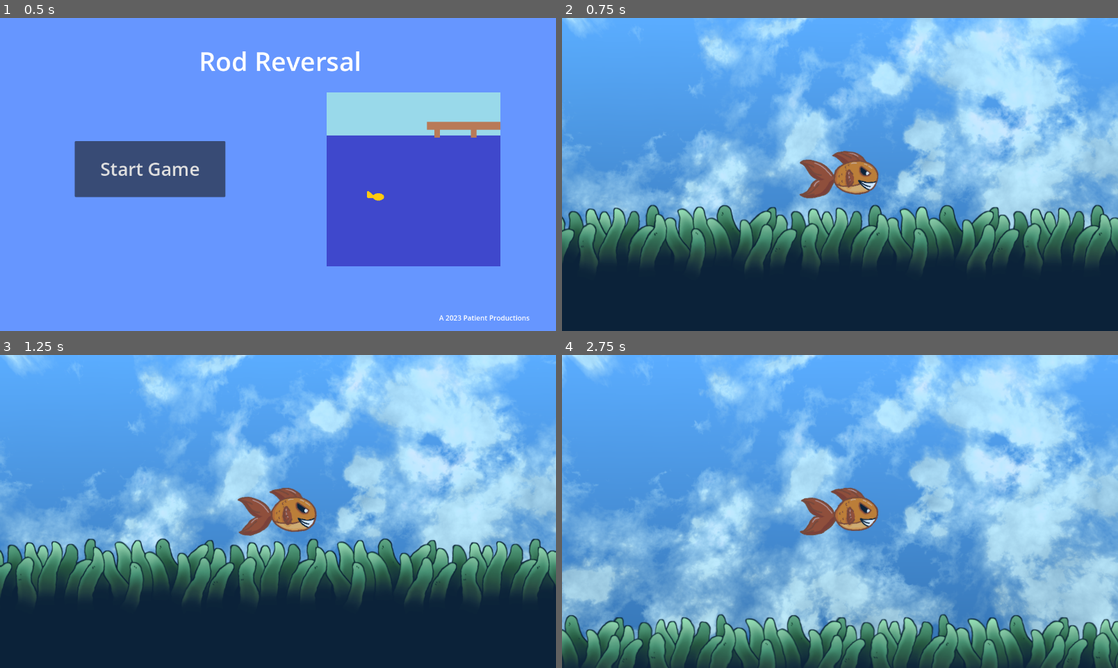
Above: before the commit, frames 1-4 (two rows, left to right).
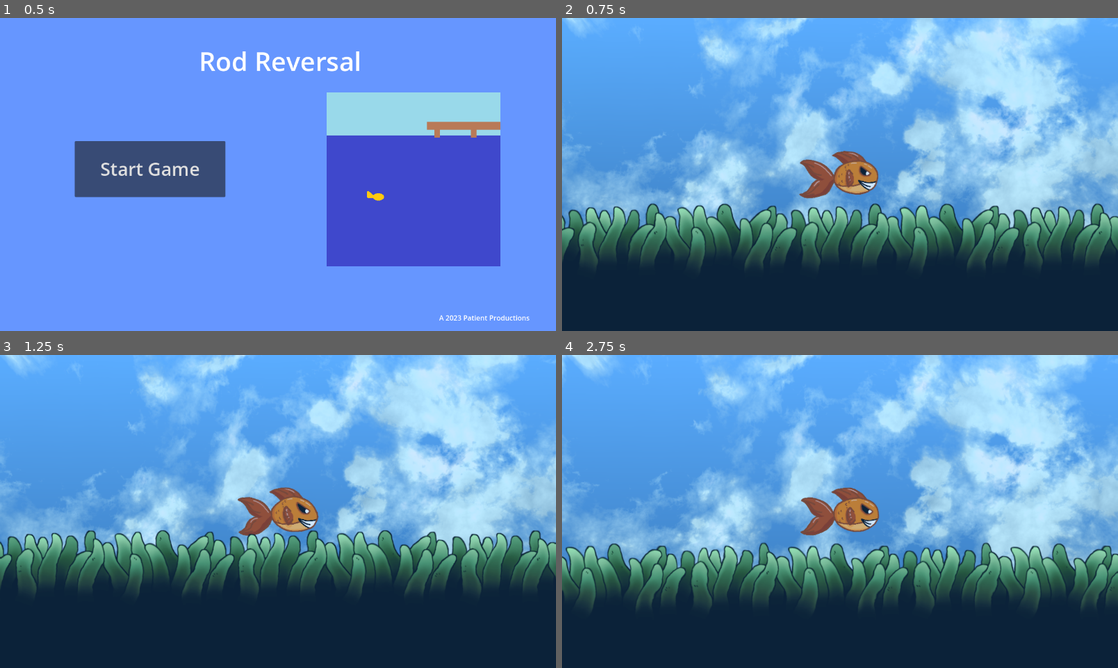
Above: after the commit, the same moments.

Repository: ZenithStar/gmtk_jam_2023
Game: Godot game, scene res://scenes/title_screen.tscn
Two runs of this game, one before a commit and one after it. Both use one fixed random seed, a clock stepped at 60 frames per second and the inputs below. The engine's default icon, where the game draws it, is replaced by a stand-in: a white triangle on a blue panel in a dark square.
Inputs:
- Up to frame 1 (0.5 s): no input
- Up to frame 2 (0.75 s): click "Start Game" at 0.5 s
- Up to frame 3 (1.25 s): no input
- Up to frame 4 (2.75 s): hold Up (up) 1.28-2.03 s; hold Right (right) from 1.28 s (still down); tap Up (up) at 2.1, 2.27, 2.57 s

Frame 1 is identical in both runs. In frame 2, 2.3% of the frame differs, in the area x 0-100%, y 42-78%; in frame 3, 11%; in frame 4, 36%, in the area x 0-100%, y 0-100%.

Commit message:
make fish a rigid body again

Diff:
--- a/scenes/fish.tscn
+++ b/scenes/fish.tscn
@@ -7,13 +7,14 @@
 radius = 56.0
 height = 184.0
 
-[node name="Fish" type="CharacterBody2D"]
+[node name="Fish" type="RigidBody2D"]
+lock_rotation = true
 script = ExtResource("1_y27f2")
+
+[node name="CollisionShape2D" type="CollisionShape2D" parent="."]
+rotation = 1.5708
+shape = SubResource("CapsuleShape2D_10ba0")
 
 [node name="Sprite2D" type="Sprite2D" parent="."]
 scale = Vector2(0.08, 0.08)
 texture = ExtResource("2_bfeh0")
-
-[node name="CollisionShape2D" type="CollisionShape2D" parent="."]
-rotation = 1.5708
-shape = SubResource("CapsuleShape2D_10ba0")
--- a/scripts/fish.gd
+++ b/scripts/fish.gd
@@ -1,26 +1,27 @@
-extends CharacterBody2D
+extends RigidBody2D
 
 
-const speed = 300.0
-
-# Get the gravity from the project settings to be synced with RigidBody nodes.
-var gravity = ProjectSettings.get_setting("physics/2d/default_gravity")
 var facing_left = false
-
-func _process(delta):
+func _process(_delta):
 	if Input.is_action_pressed("right"):
 		$Sprite2D.flip_h = false
 	elif Input.is_action_pressed("left"):
 		$Sprite2D.flip_h = true
 
-func get_input():
-	var input_direction = Input.get_vector("left", "right", "up", "down")
-	velocity = input_direction * speed
 
-func _physics_process(delta):
-	get_input()
+var MAX_THRUST = 10000
+var thrust_x = 0
+func _integrate_forces(state):
+	if Input.is_action_pressed("right"):
+		thrust_x += 0.01
+	if Input.is_action_pressed("left"):
+		thrust_x -= 0.01
+	thrust_x = clamp(thrust_x, -1, 1)
+	var thrust = Vector2(1, 0) * thrust_x * MAX_THRUST
 
-	if not is_on_floor():
-		velocity.y += gravity * delta
+	if Input.is_action_pressed("up"):
+		thrust = thrust.rotated(-sign(thrust_x) * PI/4)
+	elif  Input.is_action_pressed("down"):
+		thrust = thrust.rotated(sign(thrust_x) * PI/4)
 
-	move_and_slide()
+	state.apply_force(thrust)
Not shown: 1 places in scenes/fish.tscn that only renumber resources
Not shown: 1 places in scenes/test_level.tscn that only renumber resources
